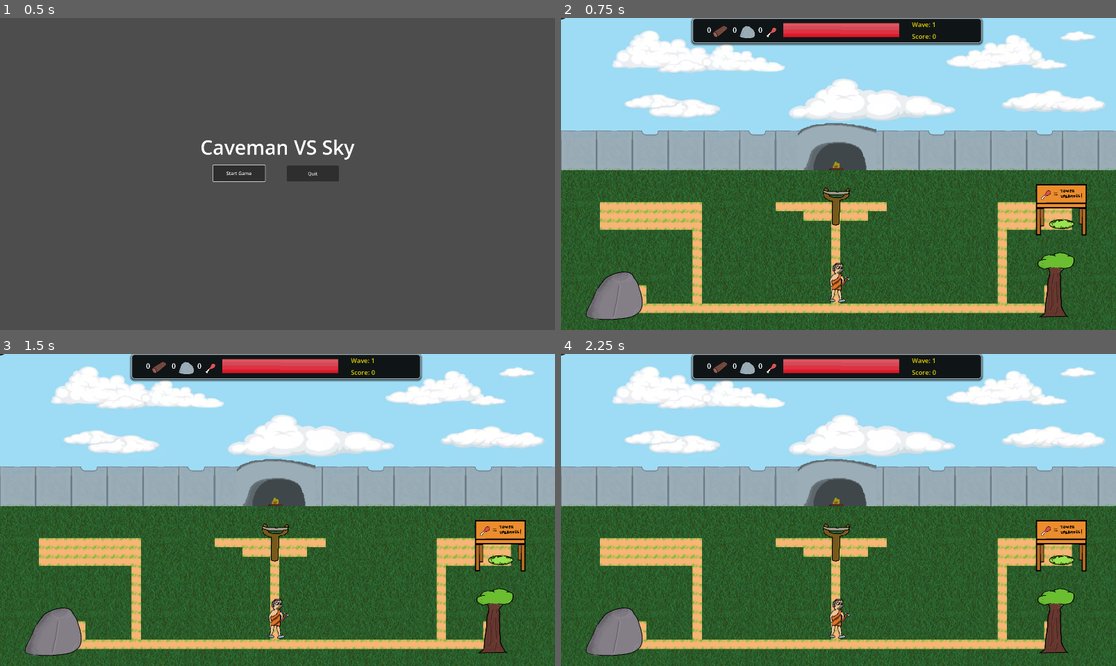
Above: before the commit, frames 1-4 (two rows, left to right).
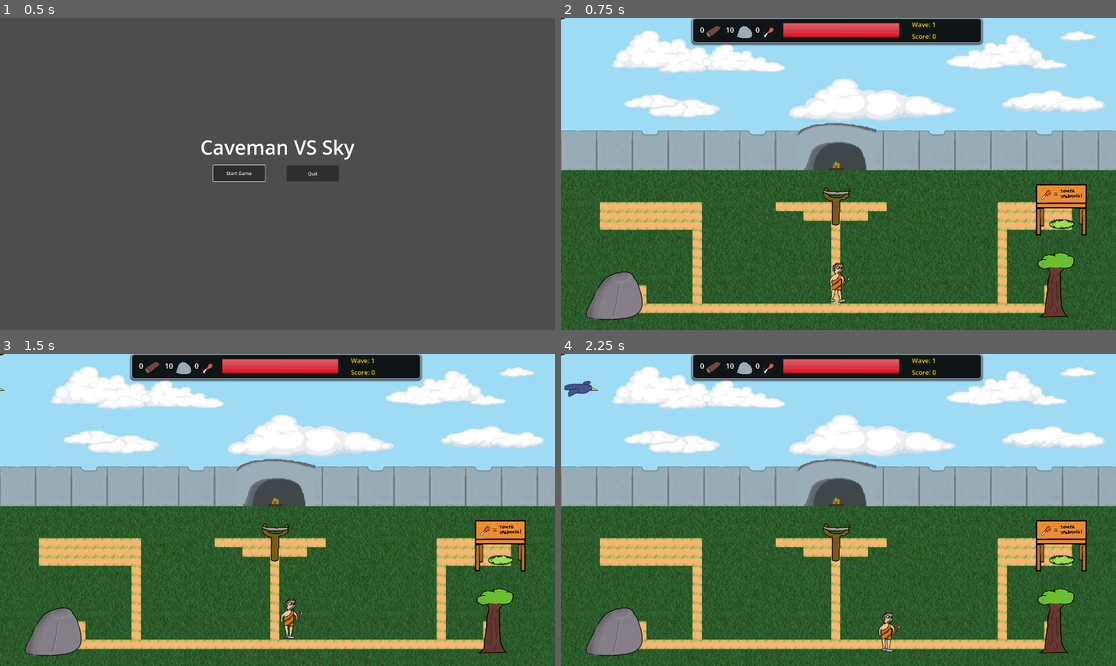
Above: after the commit, the same moments.

Repository: Leonod33/CavemanVsSky
Game: Godot game, scene res://scenes/ui/TitleScreen.tscn
The game is run twice, just before and just after one commit, with the same random seed, the same clock (stepped at 60 frames per second) and the same inputs.
Inputs:
- Up to frame 1 (0.5 s): no input
- Up to frame 2 (0.75 s): click "Start Game" at 0.5 s
- Up to frame 3 (1.5 s): tap Enter (ui_accept) at 1.25 s; hold Right (ui_right) from 1.28 s (still down); tap Z (slingshot_fire) at 1.35 s
- Up to frame 4 (2.25 s): tap Enter (ui_accept) at 1.52, 1.82 s; release Right (ui_right) at 2.03 s; hold Down (ui_down) from 2.03 s (still down); tap Z (slingshot_fire) at 2.1 s

Frame 1 is identical in both runs. In frame 2, 0.2% of the frame differs, in the area x 25-51%, y 2-88%; in frame 3, 0.7%; in frame 4, 0.9%, in the area x 0-62%, y 2-96%.
Error before the commit: Parse Error: Cannot infer the type of "cave_is_damaged" variable because the value doesn't have a set type. (res://scripts/caveman/caveman_controller.gd:314)

Commit message:
Fix cave repair prompt parse error

Diff:
--- a/cavemanvssky/scripts/caveman/caveman_controller.gd
+++ b/cavemanvssky/scripts/caveman/caveman_controller.gd
@@ -311,7 +311,9 @@
 		return
 
 	var game := get_tree().current_scene
-	var cave_is_damaged := game and game.has_method("is_wall_damaged") and game.is_wall_damaged()
+	var cave_is_damaged: bool = false
+	if game and game.has_method("is_wall_damaged"):
+		cave_is_damaged = bool(game.call("is_wall_damaged"))
 	cave_repair_prompt_label.visible = cave_is_damaged and global_position.distance_to(cave.global_position) <= cave_repair_radius
 
 
